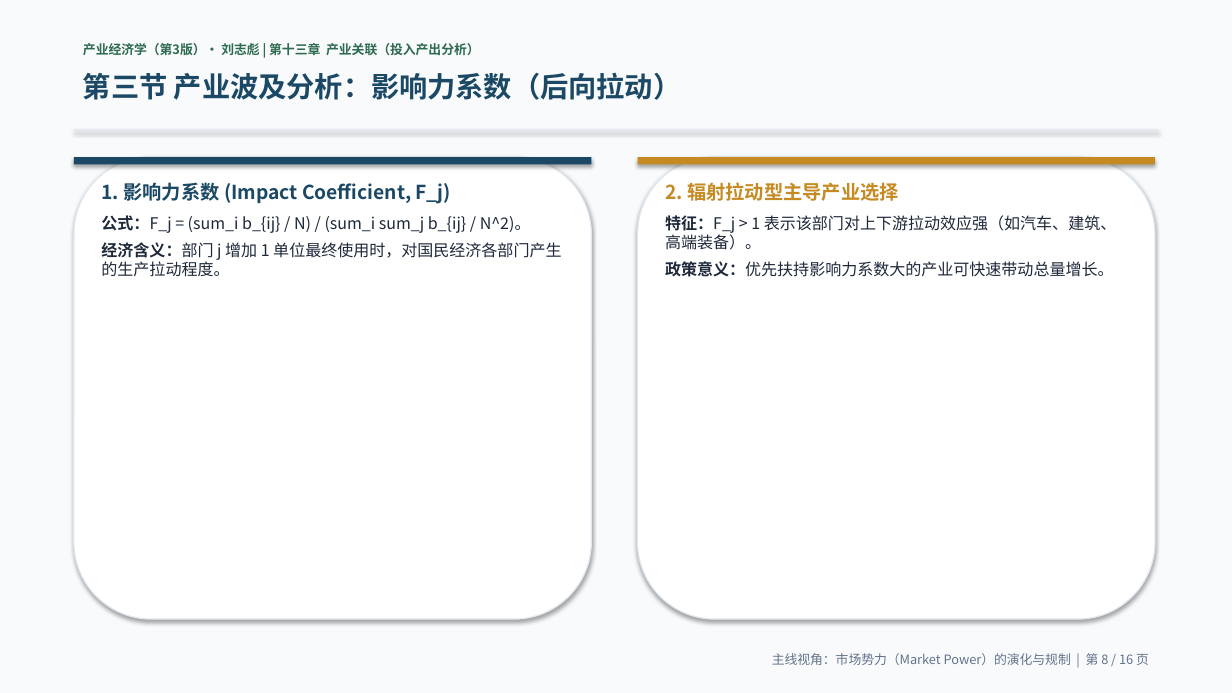
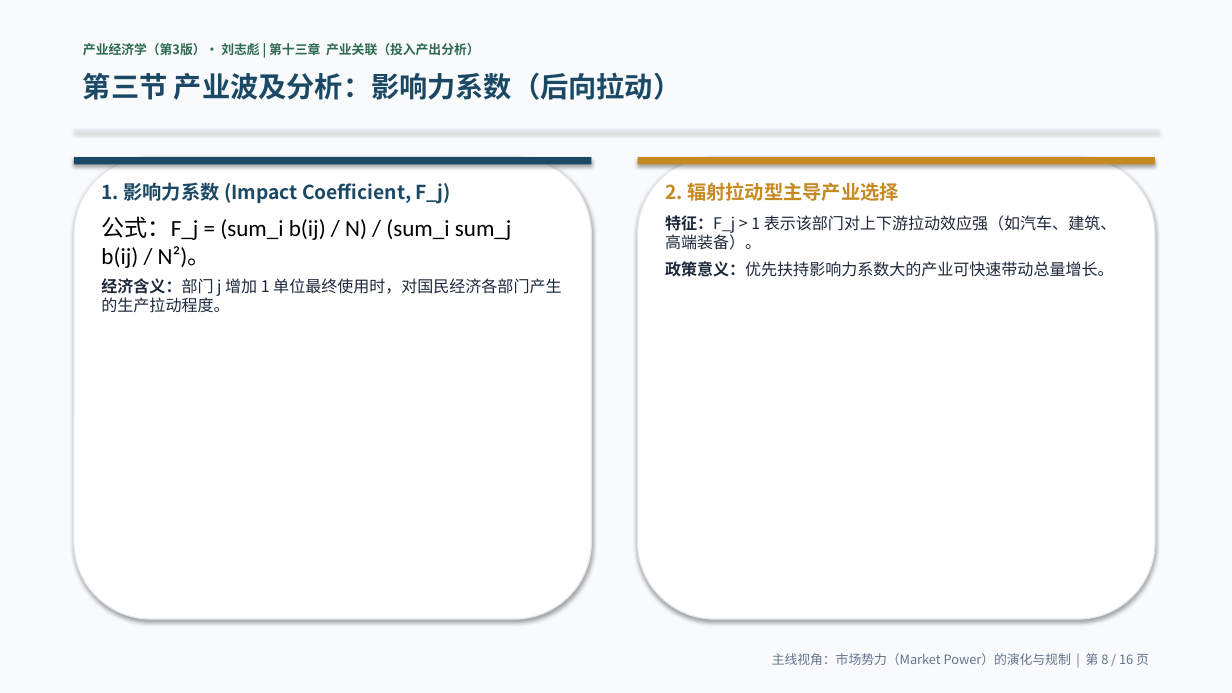
Before and after one commit to chens9956-prog/2026-industrial-economics, a slide deck: slide 8 of 刘志彪_产业经济学_第13章_产业关联(产业控制力主线精编).pptx. Drawn at 1232x693 pixels with LibreOffice and Linux fonts; fonts in the diff are those of the drawing. Boxes give left, top, right and bottom in pixels: in the first picture for what was removed or moved away, otherwise in the second. Text is boxed around its words. In the diff, an @@ line names an element or a change of style, - is before the commit and + after.

```diff
--- a/刘志彪_产业经济学_第13章_产业关联(产业控制力主线精编).pptx
+++ b/刘志彪_产业经济学_第13章_产业关联(产业控制力主线精编).pptx
@@ text at <box>101,216,512,268</box>: text changed; size 12.5 to 18 pt; font Noto Sans CJK SC to Calibri; text colour #1E293B to #000000 @@
-公式：F_j = (sum_i b_{ij} / N) / (sum_i sum_j b_{ij} / N^2)。
+公式：F_j = (sum_i b(ij) / N) / (sum_i sum_j b(ij) / N²)。
```
Also in this commit, not shown: 4 other slides changed, 9 other files.
